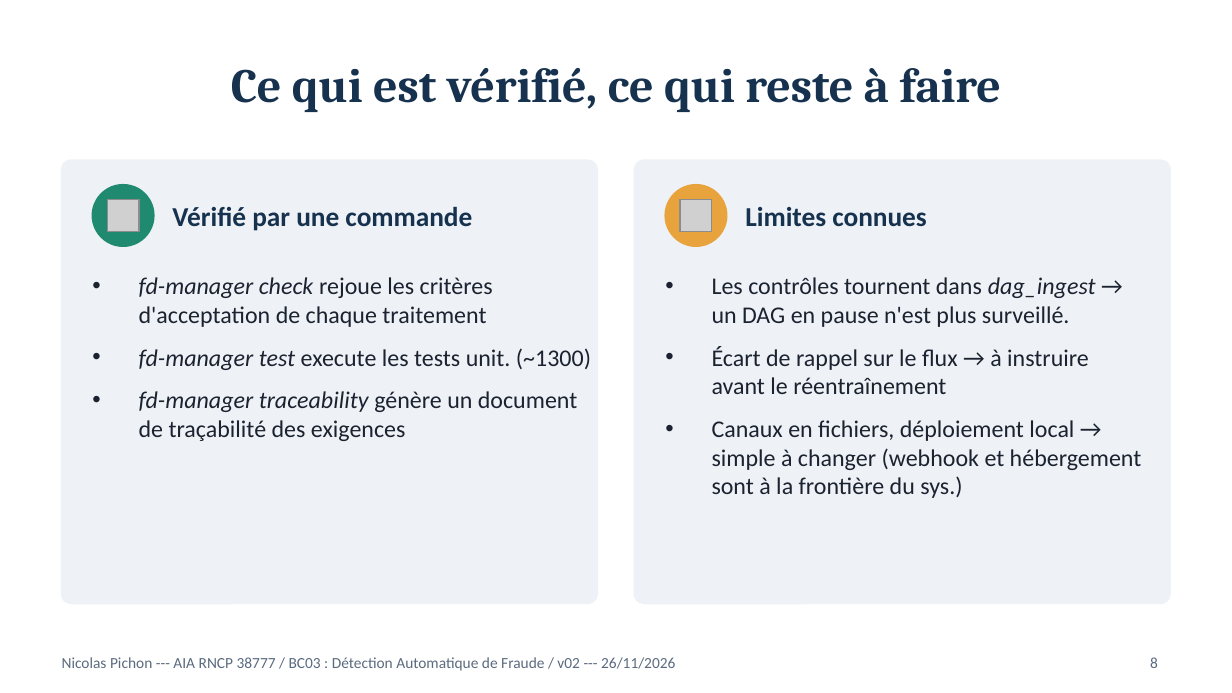
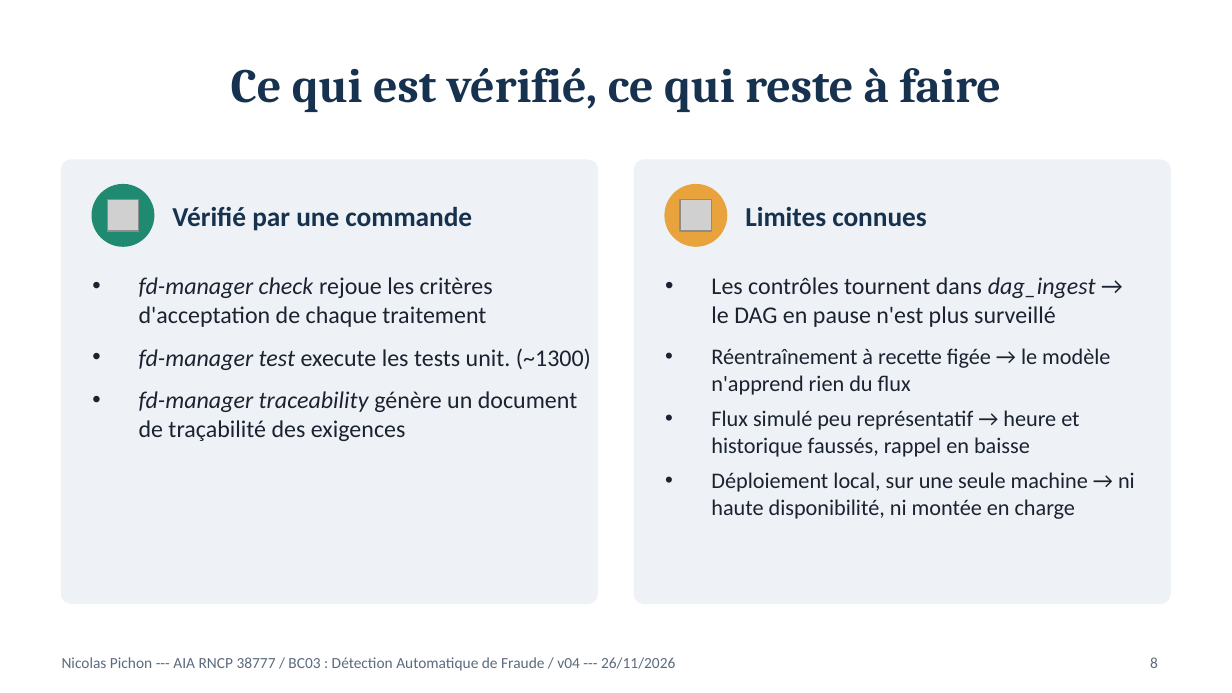
Before and after one commit to nicolaspichon-git/jedha-data-scientist-lead-bloc3--fraud-detection-project, a slide deck: slide 8 of sources/docs/fraud-project--d3-presentation-slides.pptx. Drawn at 1232x693 pixels with LibreOffice and Linux fonts; fonts in the diff are those of the drawing; grey boxes stand for pictures. Boxes give left, top, right and bottom in pixels: in the first picture for what was removed or moved away, otherwise in the second. Text is boxed around its words. In the diff, an @@ line names an element or a change of style, - is before the commit and + after.

```diff
--- a/sources/docs/fraud-project--d3-presentation-slides.pptx
+++ b/sources/docs/fraud-project--d3-presentation-slides.pptx
@@ text at [711, 277, 1135, 519]: text changed; size 14 to 13 pt @@
-• Les contrôles tournent dans dag_ingest → un DAG en pause n'est plus surveillé.
-• Écart de rappel sur le flux → à instruire avant le réentraînement
-• Canaux en fichiers, déploiement local → simple à changer (webhook et hébergement sont à la frontière du sys.)
+• Les contrôles tournent dans dag_ingest → le DAG en pause n'est plus surveillé
+• Réentraînement à recette figée → le modèle n'apprend rien du flux
+• Flux simulé peu représentatif → heure et historique faussés, rappel en baisse
+• Déploiement local, sur une seule machine → ni haute disponibilité, ni montée en charge
@@ text at [62, 657, 675, 671]: text changed @@
-Nicolas Pichon --- AIA RNCP 38777 / BC03 : Détection Automatique de Fraude / v02 --- 26/11/2026
+Nicolas Pichon --- AIA RNCP 38777 / BC03 : Détection Automatique de Fraude / v04 --- 26/11/2026
```
Also in this commit, not shown: 6 other slides changed, 3 other files.
